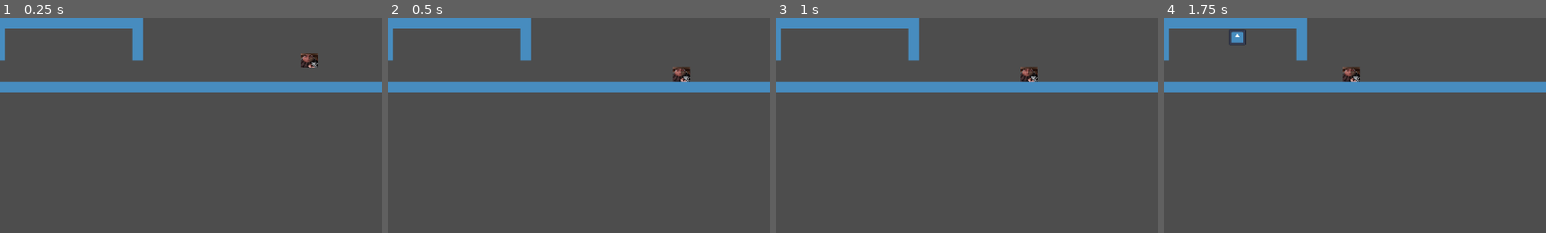
Above: before the commit, frames 1-4 (left to right).
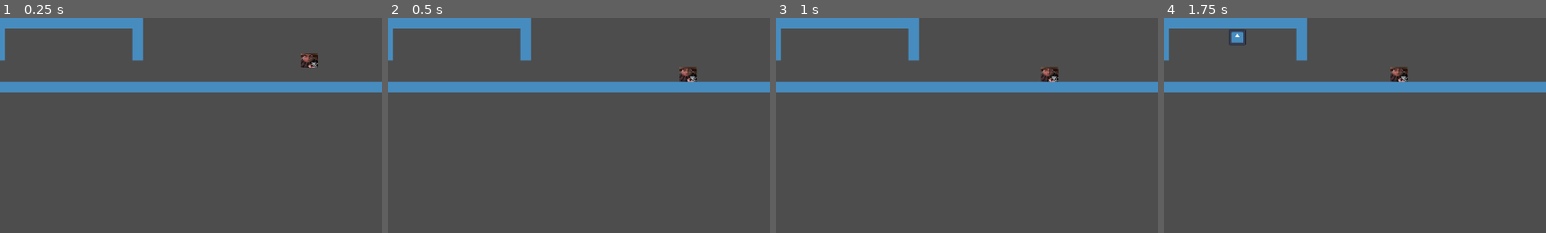
Above: after the commit, the same moments.

Repository: Oryphanix/jam
Game: Godot game, scene res://scenes/main.tscn
Two runs of this game, one before a commit and one after it. Both use one fixed random seed, a clock stepped at 60 frames per second and the inputs below. The engine's default icon, where the game draws it, is replaced by a stand-in: a white triangle on a blue panel in a dark square.
Inputs:
- Up to frame 1 (0.25 s): no input
- Up to frame 2 (0.5 s): no input
- Up to frame 3 (1 s): tap Enter (ui_accept) at 0.5, 0.77 s; hold D (move_right) from 0.53 s (still down)
- Up to frame 4 (1.75 s): keep holding D (move_right); tap Enter (ui_accept) at 1.52 s
The pictures show only the part of the screen within x 20-70%, y 0-50%; the shares and areas given below are measured in that part.

Frame 1 is identical in both runs. In frame 2, 0.4% of the frame differs, in the area x 74-81%, y 22-30%; in frame 3, 0.6%, in the area x 64-74%, y 22-30%; in frame 4, 0.6%.

Commit message:
stalking finished

Diff:
--- a/monster/States/lurking.gd
+++ b/monster/States/lurking.gd
@@ -13,7 +13,7 @@
 	print("lurking")
 
 func Update(_delta: float):
-	if Global.sanity <= 70 and Global.sanity > 30:
+	if Global.sanity <= (2*Global.sanity)/3 and Global.sanity > (Global.sanity)/3:
 		Transitioned.emit(self, "stalking")
 
 func Physics_Update(_delta: float):
--- a/monster/States/stalking.gd
+++ b/monster/States/stalking.gd
@@ -5,14 +5,15 @@
 
 @export var enemy: CharacterBody2D
 @export var moveSpeed := 70
-@export var moveAway := 80
+@export var moveAway := 90
 @export var bufferZone := 5.0
 @export var minDistance := 125
+@export var playerFacing = false
 var player: CharacterBody2D
 
 func Enter():
 	player = get_tree().get_first_node_in_group("Player")
-	if Global.sanity <= 30:
+	if Global.sanity <= Global.sanity/3:
 		Transitioned.emit(self, "chasing")
 	print("entered stalk")
 
@@ -28,3 +29,23 @@
 	else:
 		enemy.velocity = Vector2.ZERO
 	enemy.move_and_slide()
+
+func Update(_delta: float):
+	var playerDir  = Global.playerPosition.direction_to(Global.enemyPosition)
+
+	if playerDir.dot(Global.playerFace) > 0:
+		playerFacing = true
+	else:
+		playerFacing = false
+
+	if playerFacing and $Timer.is_stopped():
+		print("timer started")
+		$Timer.start()
+	elif not playerFacing:
+		print("timer stopped")
+		$Timer.stop()
+
+
+func _on_timer_timeout():
+	print("timer")
+	Transitioned.emit(self, "stalkchase")
--- /dev/null
+++ b/monster/States/stalkingchase.gd
@@ -0,0 +1,17 @@
+extends State
+class_name EnemyStalkChase
+
+
+@export var enemy: CharacterBody2D
+@export var moveSpeed := 600
+var player: CharacterBody2D
+
+# Called when the node enters the scene tree for the first time.
+func Enter():
+	player = get_tree().get_first_node_in_group("Player")
+	print("dead")
+# Called every frame. 'delta' is the elapsed time since the previous frame.
+func Physics_Update(_delta: float):
+	var direction = Global.playerPosition - Global.enemyPosition
+	var distance := direction.length()
+	enemy.velocity = (direction.normalized() * moveSpeed)
--- a/monster/enemy.tscn
+++ b/monster/enemy.tscn
@@ -6,6 +6,7 @@
 [ext_resource type="Script" path="res://monster/States/stalking.gd" id="4_6qnga"]
 [ext_resource type="Script" path="res://monster/States/lurking.gd" id="4_s5aqr"]
 [ext_resource type="Script" path="res://monster/States/chasing.gd" id="6_jbkc5"]
+[ext_resource type="Script" path="res://monster/States/stalkingchase.gd" id="6_rp1ui"]
 
 [sub_resource type="RectangleShape2D" id="RectangleShape2D_fu6n3"]
 size = Vector2(26, 22)
@@ -36,7 +37,7 @@
 
 [node name="StateMachine" type="Node" parent="enemy" node_paths=PackedStringArray("initialState", "enemy")]
 script = ExtResource("3_tgi4v")
-initialState = NodePath("Stalking")
+initialState = NodePath("Lurking")
 enemy = NodePath("..")
 
 [node name="Lurking" type="Node" parent="enemy/StateMachine" node_paths=PackedStringArray("enemy")]
@@ -47,5 +48,16 @@
 script = ExtResource("4_6qnga")
 enemy = NodePath("../..")
 
+[node name="Timer" type="Timer" parent="enemy/StateMachine/Stalking"]
+process_callback = 0
+wait_time = 10.0
+one_shot = true
+
+[node name="stalkchase" type="Node" parent="enemy/StateMachine" node_paths=PackedStringArray("enemy")]
+script = ExtResource("6_rp1ui")
+enemy = NodePath("../..")
+
 [node name="Chasing" type="Node" parent="enemy/StateMachine"]
 script = ExtResource("6_jbkc5")
+
+[connection signal="timeout" from="enemy/StateMachine/Stalking/Timer" to="enemy/StateMachine/Stalking" method="_on_timer_timeout"]
--- a/player/player.gd
+++ b/player/player.gd
@@ -1,7 +1,10 @@
 extends CharacterBody2D
 
+@export var runSpeed := 400
 @export var SPEED = 200.0
 @export var argument = false
+
+
 
 const JUMP_VELOCITY = -400.0
 
@@ -11,24 +14,24 @@
 
 func _physics_process(delta: float) -> void:
 	if Input.is_action_just_pressed("ui_down") or argument:
-		SPEED = 1100
 		var direction := Input.get_axis("move_left", "move_right")
 		if direction:
-			velocity.x = direction * SPEED
+			velocity.x = direction * runSpeed
 		else:
 			velocity.x = move_toward(velocity.x, 0, 300)
-		print (SPEED)
+		Global.playerFace = Vector2(direction, 0)
 		move_and_slide()
 		argument = true
 		if Input.is_action_just_released("ui_down"):
 			argument = false
 	else:
-		SPEED = 200
 		var direction := Input.get_axis("move_left", "move_right")
 		if direction:
 			velocity.x = direction * SPEED
+			Global.playerFace = Vector2(direction, 0)
 		else:
 			velocity.x = move_toward(velocity.x, 0, 200)
+
 		# Add the gravity.
 	if not is_on_floor():
 		velocity += get_gravity() * delta
--- a/scenes/Global.gd
+++ b/scenes/Global.gd
@@ -1,4 +1,5 @@
 extends Node
 var enemyPosition: Vector2
 var playerPosition: Vector2
+var playerFace: Vector2
 var sanity: float
Not shown: 1 places in monster/enemy.tscn that only renumber resources
